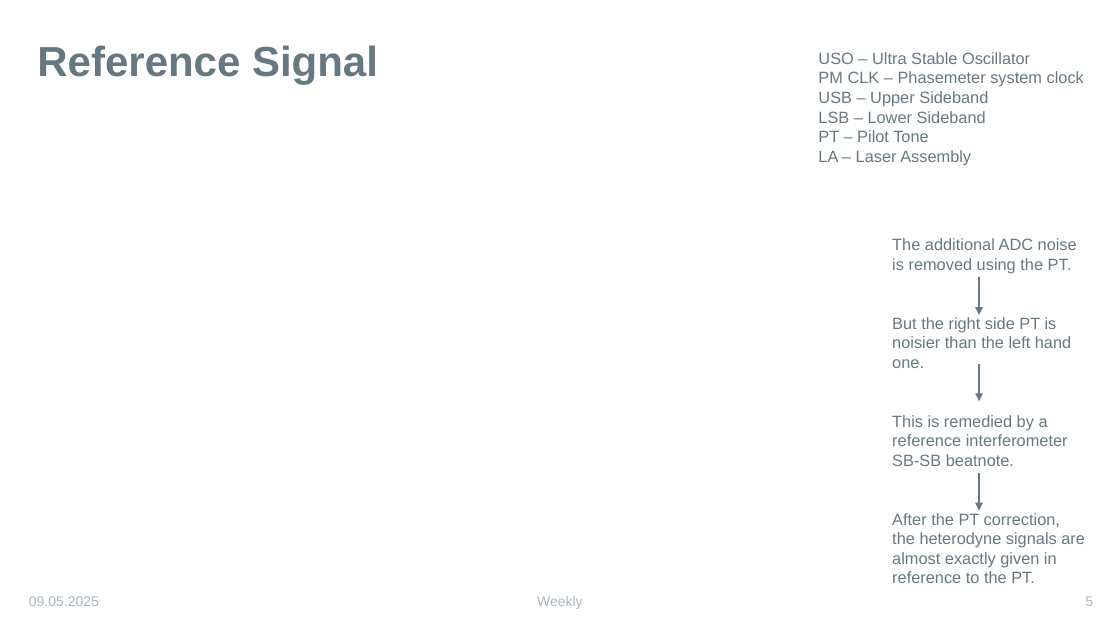
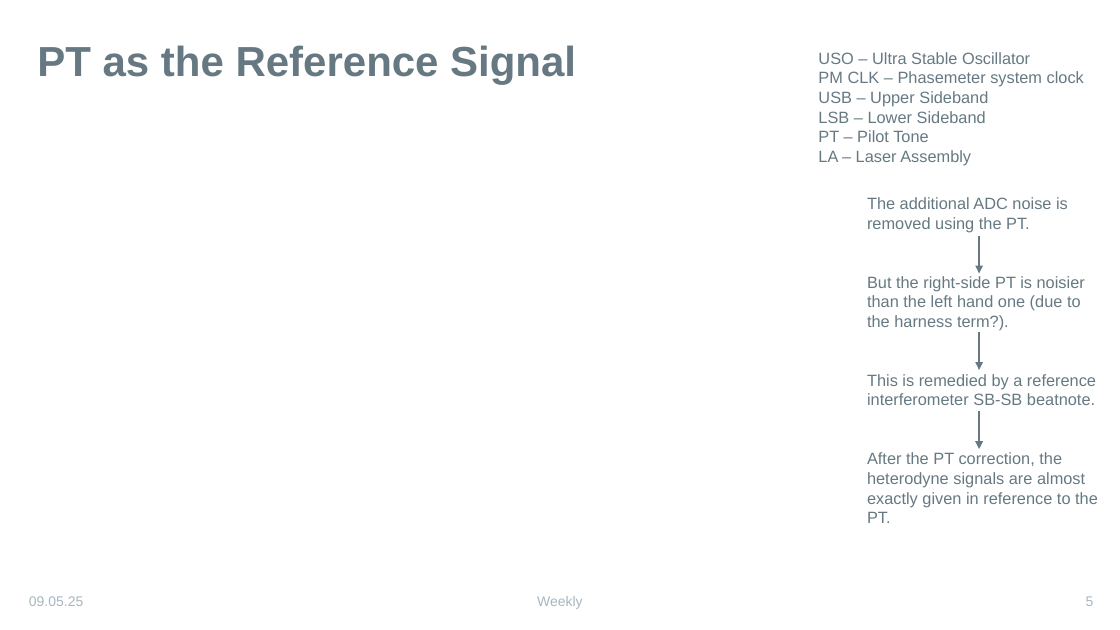
Before and after one commit to karinkruuse/Esitlused, a slide deck: slide 5 of frequencies.pptx. Drawn at 1120x630 pixels with LibreOffice and Linux fonts; fonts in the diff are those of the drawing; background and template pictures are left out. Boxes give left, top, right and bottom in pixels: in the first picture for what was removed or moved away, otherwise in the second. Text is boxed around its words. In the diff, an @@ line names an element or a change of style, - is before the commit and + after.

Commit message:
fixes

```diff
--- a/frequencies.pptx
+++ b/frequencies.pptx
@@ title at [37,45,576,85]: text changed @@
-Reference Signal
+PT as the Reference Signal
@@ text "The additional ADC noise is ...": place and size @@
-text "The additional ADC noise is ..." at [892,238,1085,583]
+text "The additional ADC noise is ..." at [867,197,1098,523]
@@ arrow moved from (980, 277) - (980, 315) to (980, 236) - (980, 274) @@
@@ text at [867,276,1085,331]: text changed @@
-But the right side PT is noisier than the left hand one.
+But the right-side PT is noisier than the left hand one (due to the harness term?).
@@ arrow moved from (980, 364) - (980, 402) to (980, 333) - (980, 370) @@
@@ arrow moved from (980, 473) - (980, 511) to (980, 412) - (980, 450) @@
@@ text at [29,596,83,606]: text changed @@
-09.05.2025
+09.05.25
```
Also in this commit, not shown: 6 other slides changed.
